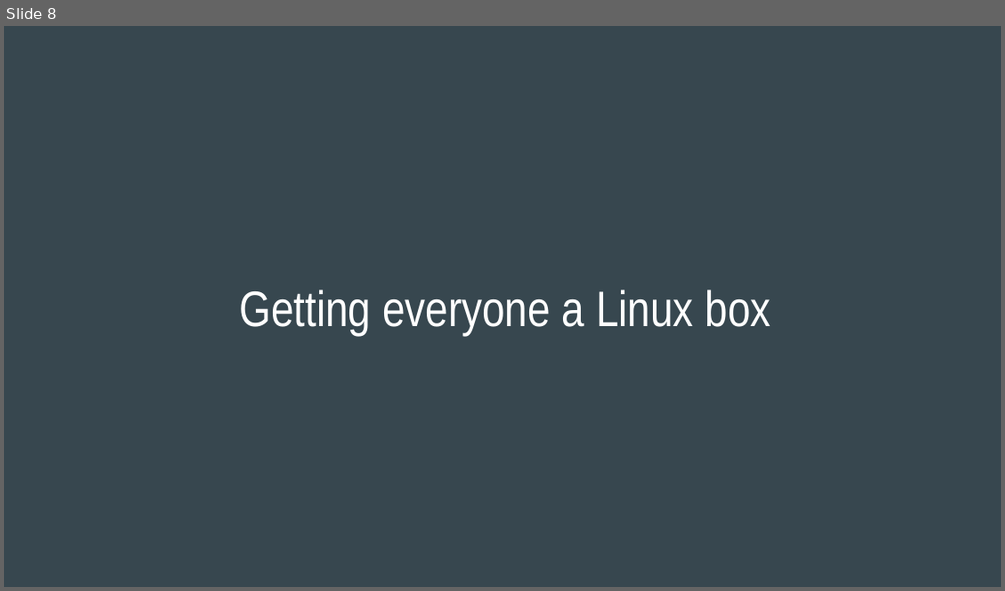
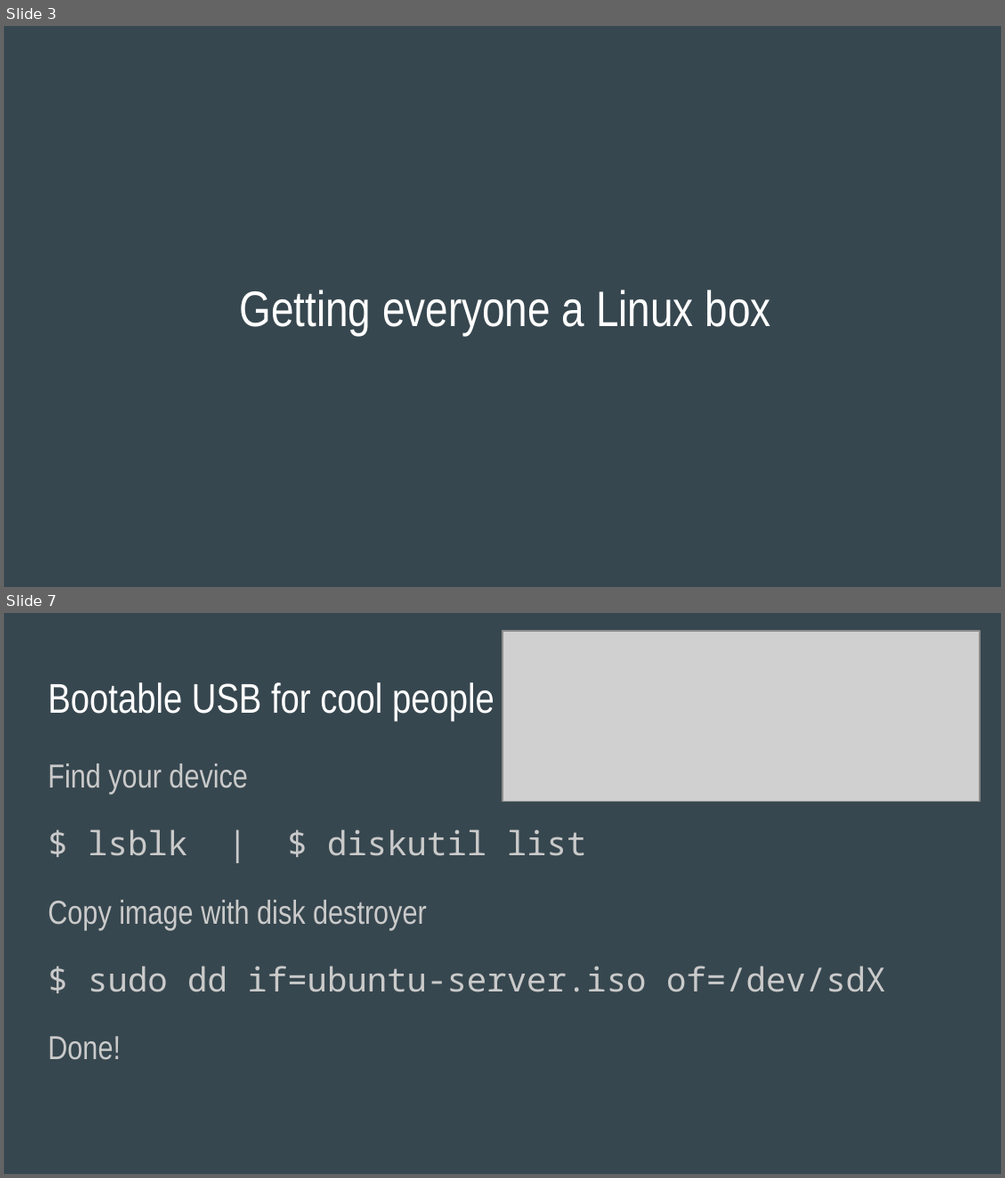
Before and after one commit to phat-sumo/everyone-can-be-root, a slide deck: everyone-can-be-root.pptx. Shown one above the other, each under a label of ours: slide 8 before the commit, slides 3 and 7 after it; the slides between them are not shown. The pictures are 1005x591 and 1005x1178 pixels, drawn with LibreOffice and Linux fonts; fonts in the diff are those of the drawing; grey boxes stand for pictures. Boxes give left, top, right and bottom in pixels: in the first picture for what was removed or moved away, otherwise in the second. Text is boxed around its words. In the diff, an @@ line names an element or a change of style, - is before the commit and + after.

Commit message:
Begin to flesh out readme, add a few configuration slides to the powerpoint, add guide.md outline, add new screenshot of our DNS configuration

```diff
--- a/everyone-can-be-root.pptx
+++ b/everyone-can-be-root.pptx
@@ slide 7 added at [4,613,1001,1174], background #37474F @@
@@ picture added at [502,631,979,802] @@
@@ title added at [48,682,494,721], 30 pt, text #FFFFFF @@
+Bootable USB for cool people
@@ text added at [48,763,885,1060], 24 pt, text #CACACA @@
+Find your device
+$ lsblk | $ diskutil list
+Copy image with disk destroyer
+$ sudo dd if=ubuntu-server.iso of=/dev/sdX
+Done!
@@ what was slide 8 is now slide 3 @@
```
Also in this commit, not shown: 1 slide changed, 5 other slides added, 3 other files.
